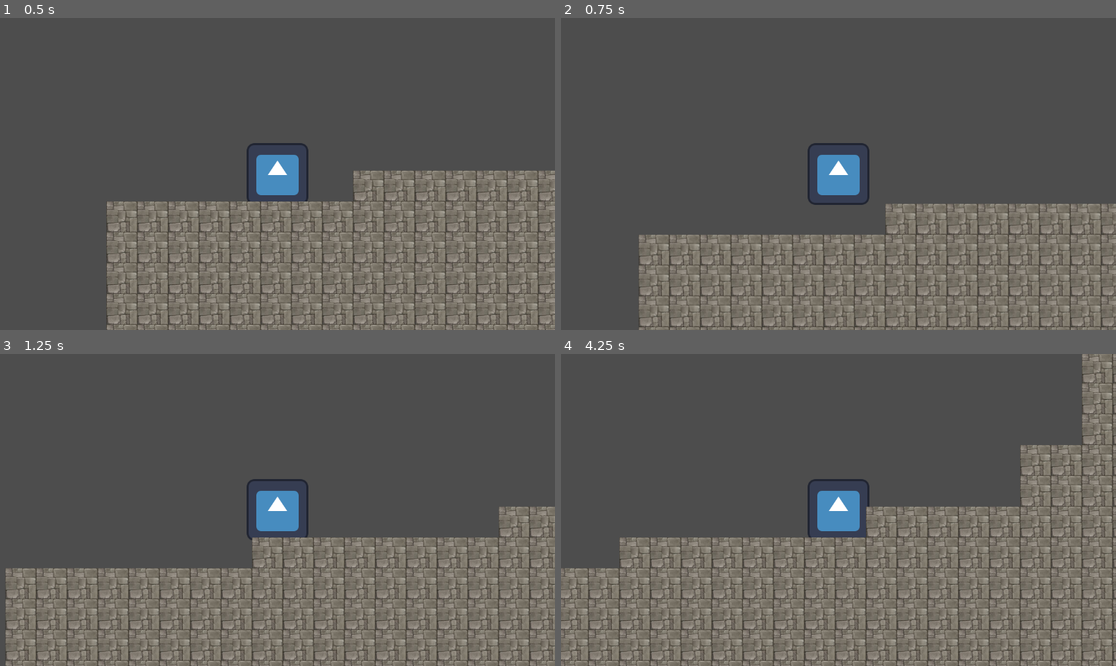
Above: before the commit, frames 1-4 (two rows, left to right).
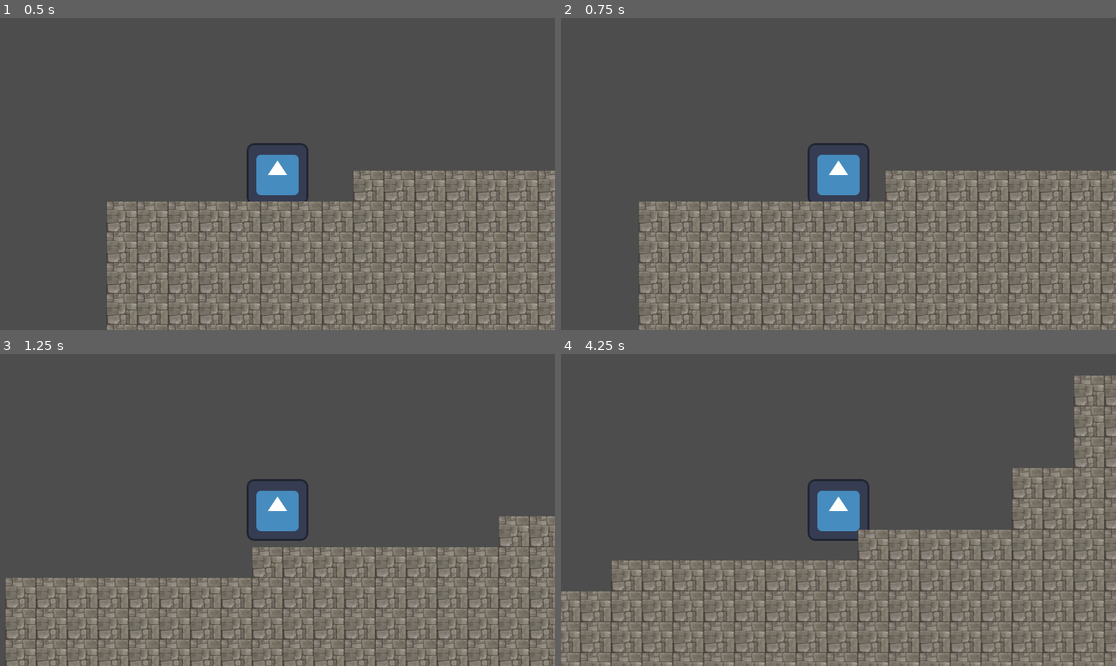
Above: after the commit, the same moments.

Repository: Sogrief/stairs
Game: Godot game, scene res://scenes/level/main.tscn
The game is run twice, just before and just after one commit, with the same random seed, the same clock (stepped at 60 frames per second) and the same inputs. The engine's default icon, where the game draws it, is replaced by a stand-in: a white triangle on a blue panel in a dark square.
Inputs:
- Up to frame 1 (0.5 s): no input
- Up to frame 2 (0.75 s): tap Enter (ui_accept) at 0.5, 0.6 s; hold Right (move_right) from 0.53 s (still down)
- Up to frame 3 (1.25 s): keep holding Right (move_right); tap Up (jump) at 0.77, 0.8, 1.07 s
- Up to frame 4 (4.25 s): tap Up (jump) at 1.35, 1.52, 1.82, 2.3, 3.02, 3.32, 3.6, 3.77, 4.07 s; tap Enter (ui_accept) at 1.55, 2.1, 2.85 s; release Right (move_right) at 2.03 s; hold Left (move_left) 2.03-2.78 s; hold Right (move_right) from 2.78 s (still down)

Frame 1 is identical in both runs. In frame 2, 14% of the frame differs, in the area x 14-100%, y 48-100%; in frame 3, 14%; in frame 4, 22%, in the area x 0-100%, y 0-100%.

Commit message:
ajout des contrôles directionnels dans le script du personnage

Diff:
--- a/scenes/player/scripts/player.gd
+++ b/scenes/player/scripts/player.gd
@@ -11,10 +11,10 @@
 	if not is_on_floor():
 		velocity.y += gravity * delta
 
-	if Input.is_action_just_pressed("ui_accept") and is_on_floor():
+	if Input.is_action_just_pressed("jump") and is_on_floor():
 		velocity.y = JUMP_VELOCITY
 
-	var direction = Input.get_axis("ui_left", "ui_right")
+	var direction = Input.get_axis("move_left", "move_right")
 	if direction:
 		velocity.x = direction * SPEED
 	else:
